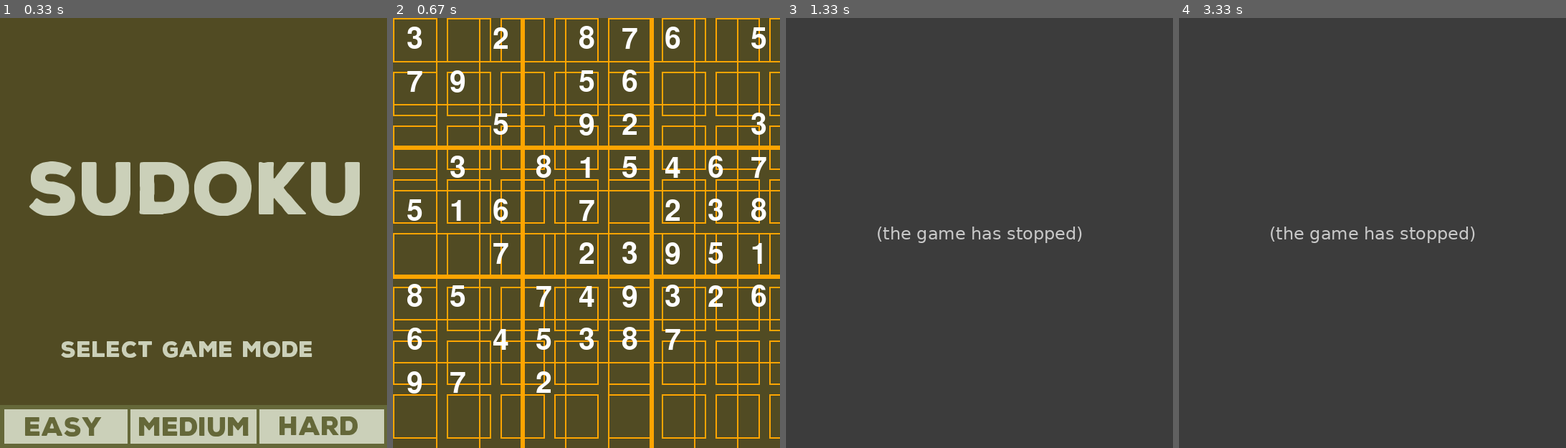
Above: before the commit, frames 1-4 (left to right).
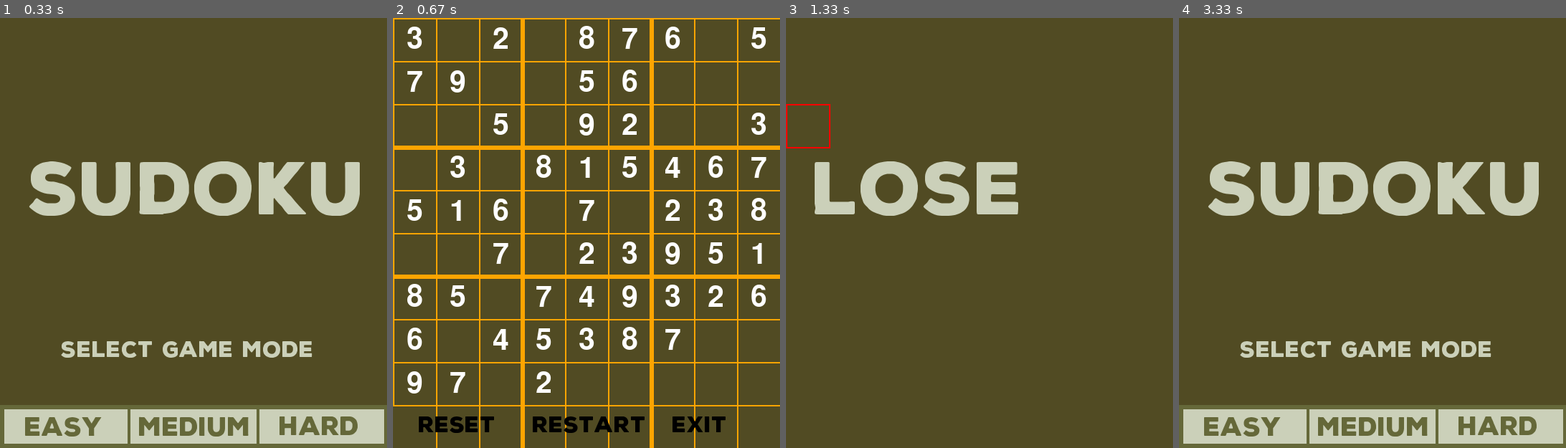
Above: after the commit, the same moments.

Repository: kai-kawasaki/sudoku_project
Game: pygame game, started from pygamesstuff.py
Same seed, same stepped clock (60 frames per second), same inputs: the game is played once before the commit and once after it.
Inputs (mouse positions are in pixels of both pictures, inside the frame that each line leads up to):
- Up to frame 1 (0.33 s): no input
- Up to frame 2 (0.67 s): click (423, 417) at 0.38 s
- Up to frame 3 (1.33 s): tap Enter at 0.67 s; click (809, 125) at 1.05 s
- Up to frame 4 (3.33 s): tap 1 at 1.33 s; click (1209, 417) at 1.72 s; click (1202, 82) at 2.17 s; hold Right 2.47-2.93 s; click (1318, 417) at 3.02 s

Frame 1 is identical in both runs. In frame 2, 7.5% of the frame differs, in the area x 0-100%, y 0-98%; in frame 3, 100%, in the area x 0-100%, y 0-100%; in frame 4, 100%.
Error before the commit: AttributeError: 'Board' object has no attribute 'sudoku' (pygamesstuff.py line 106); the game stopped at 0.67 s (later frames are placeholders)

Commit message:
Final commit

Diff:
--- a/board.py
+++ b/board.py
@@ -4,20 +4,29 @@
 from sudoku_generator import generate_sudoku
 from cell import Cell
 
+# Constants
 WIDTH = 540
 HEIGHT = 600
-CELL_SIZE = 60
-SQUARE_SIZE = 180
-LINE_COLOR = (40, 40, 40)
+CELL_SPACING = 60
+GROUP_SIZE = 180
+LINE = (40, 40, 40)
+
+#colors
+dark_moss = (81, 75, 35)
+moss = (101, 104, 57)
+sage = (203, 201, 173)
+ash = (203, 208,185)
+mist = (189, 219, 208)
+white = (250, 250, 250)
 
 class Board:
-    cells = {} # Dictionary of cells
+    cells = {} # Dictionary of 'Cell' objects
 
     def __init__(self, width, height, screen, difficulty):
         self.width = width
         self.height = height
         self.screen = screen
-        self.reset_rectangle = None
+        self.reset_rect = None
         self.restart_rect = None
         self.exit_rect = None
         # Difficulty: easy-30, medium-40, hard-50
@@ -35,18 +44,18 @@
     def draw(self):
         # horizontal lines
         for i in range(1, 3):
-            pygame.draw.line(self.screen, "Orange", (0, SQUARE_SIZE * i), (self.width, SQUARE_SIZE * i), 6)
+            pygame.draw.line(self.screen, "Orange", (0, GROUP_SIZE * i), (self.width, GROUP_SIZE * i), 6)
         for i in range(1, 9):
-            pygame.draw.line(self.screen, "Orange", (0, CELL_SIZE * i), (self.width, CELL_SIZE * i), 2)
+            pygame.draw.line(self.screen, "Orange", (0, CELL_SPACING * i), (self.width, CELL_SPACING * i), 2)
 
         # vertical lines
         for i in range(1, 3):
-            pygame.draw.line(self.screen, "Orange", (SQUARE_SIZE * i, 0), (SQUARE_SIZE * i, self.height), 6)
+            pygame.draw.line(self.screen, "Orange", (GROUP_SIZE * i, 0), (GROUP_SIZE * i, self.height), 6)
         for i in range(1, 9):
-            pygame.draw.line(self.screen, "Orange", (CELL_SIZE * i, 0), (CELL_SIZE * i, self.height), 2)
+            pygame.draw.line(self.screen, "Orange", (CELL_SPACING * i, 0), (CELL_SPACING * i, self.height), 2)
 
         # Bottom border line
-        pygame.draw.line(self.screen, (0, 125, 200), (0, SQUARE_SIZE + 56 * 8), (self.width, SQUARE_SIZE + 56 * 8), 6)
+        pygame.draw.line(self.screen, (0, 125, 200), (0, GROUP_SIZE + 56 * 8), (self.width, GROUP_SIZE + 56 * 8), 6)
 
         # cells
         for i in range(9):
@@ -54,32 +63,58 @@
                 self.cells[i][j].draw()
 
 
-        BUTTON_FONT = pygame.freetype.Font("NexaRustSans-Black.ttf", 30)
+        button_font = pygame.freetype.Font("NexaRustSans-Black.ttf", 30)
 
         # Prepares button variable
-        reset_text = BUTTON_FONT.render("Reset", True, (255, 255, 255))
-        restart_text = BUTTON_FONT.render("Restart", True, (255, 255, 255))
-        exit_text = BUTTON_FONT.render("Exit", True, (255, 255, 255))
+        reset_text = button_font.render("Reset", "black")
+        restart_text = button_font.render("Restart", "black")
+        exit_text = button_font.render("Exit", "black")
 
-        # Prepares button surface
-        ###reset_surface = pygame.Surface((reset_text.get_size()[0] + 20, reset_text.get_size()[1] + 20))
-        ###reset_surface.fill(LINE_COLOR)
-        ###reset_surface.blit(reset_text, (10, 10))
+        reset_surface, rect = reset_text
+        self.screen.blit(reset_surface, (35, 556))
+        self.reset_rect = reset_surface.get_rect(center=(35, 556))
 
-        ###restart_surface = pygame.Surface((restart_text.get_size()[0] + 20, restart_text.get_size()[1] + 20))
-        ###restart_surface.fill(LINE_COLOR)
-        ###restart_surface.blit(restart_text, (10, 10))
+        restart_surface, rect = restart_text
+        self.screen.blit(restart_surface, (194, 556))
+        self.restart_rect = restart_surface.get_rect(center=(194, 556))
 
-        ###exit_surface = pygame.Surface((exit_text.get_size()[0] + 20, exit_text.get_size()[1] + 20))
-        ###exit_surface.fill(LINE_COLOR)
-        ###exit_surface.blit(exit_text, (10, 10))
+        exit_surface, rect = exit_text
+        self.screen.blit(exit_surface, (390, 556))
+        self.exit_rect = exit_surface.get_rect(center=(390, 556))
 
-        # Positions buttons
-        ###self.reset_rectangle = reset_surface.get_rect(center=(WIDTH // 4, HEIGHT // 2 + 338))
-        ###self.restart_rectangle = restart_surface.get_rect(center=(WIDTH // 2, HEIGHT // 2 + 338))
-        ###self.exit_rectangle = exit_surface.get_rect(center=((3 * WIDTH) // 4, HEIGHT // 2 + 338))
+    def update_value(self, row, col, num):
+        print("test")
+        Board.cells[col][row].set_sketched_value(num)
 
-        # Buttons final
-        ###self.screen.blit(reset_surface, self.reset_rectangle)
-        ###self.screen.blit(restart_surface, self.restart_rectangle)
-        ###self.screen.blit(exit_surface, self.exit_rectangle)
+    def valid_in_row(self, row, num):
+        for i in range(9):
+            if num == self.board[row][i]:
+                return False
+        return True
+
+
+    def valid_in_col(self, col, num):
+        for i in range(9):
+            if self.board[i][col] == num:
+                return False
+        return True
+
+
+    def valid_in_box(self, row_start, col_start, num):  # checks if 3 by 3 is valid
+        row = 3
+        col = 3
+        for x in range(3):
+            for y in range(3):
+                if self.board[row*3+x][col*3+y] == num:
+                    return False
+        return True
+
+
+    def is_valid(self, row, col, num):
+        if not self.valid_in_row(row, num):
+            return False
+        if not self.valid_in_col(col, num):
+            return False
+        #if not self.valid_in_box(row, col, num):
+            #return False
+        return True
--- a/cell.py
+++ b/cell.py
@@ -1,9 +1,9 @@
 import pygame
 
-
-CELL_SIZE = 60
-SQUARE_SIZE = 180
-WIDTH = 540
+# Constants
+CELL_SPACING = 60
+GROUP_SIZE = 180
+FULL_WIDTH = 540
 
 
 class Cell:
@@ -15,29 +15,47 @@
         self.screen = screen
         self.value_rect = None
 
+    # Cell re-seter
     def set_cell_value(self, value):
         self.value = value
 
+    # Creates a highlight of the currently selected cell
+    def enable_selection(self):
+        pygame.draw.rect(self.screen, (255, 0, 0),
+                         ((self.col * 60), (self.row * 60), CELL_SPACING+2, CELL_SPACING+2), 2)
+        pygame.display.update()
+
+    # Removes the just created cell highlight
+    def disable_selection(self):
+        pygame.draw.rect(self.screen, "orange",
+                         ((self.col * 60), (self.row * 60), CELL_SPACING + 2, CELL_SPACING + 2), 2)
+        pygame.draw.line(self.screen, "orange", (0, GROUP_SIZE + 56 * 8),
+                         (FULL_WIDTH, GROUP_SIZE + 56 * 8), 6)  # Redraws the line at the bottom for looks.
+        pygame.display.update()
+
+    # Setter function for the number graphic of a cell
     def set_sketched_value(self, sketched_value):
         if self.value == 0:
 
             # Draws a rectangle to cover a preexisting sketched number
-            pygame.draw.rect(self.screen, "Cyan", pygame.Rect((self.col * 75)+5, (self.row * 75)+5, CELL_SIZE-10, CELL_SIZE-10))
+            pygame.draw.rect(self.screen, "Cyan", pygame.Rect((self.col * 60)+5, (self.row * 60)+5, CELL_SPACING-10, CELL_SPACING-10))
+            print("WORKING")
 
             # Adds a new sketched number
             self.sketched_value = sketched_value
             value_font = pygame.font.Font(None, 60)
             value_surf = value_font.render(f'{self.sketched_value if ord("1") <= ord(self.sketched_value) <= ord("9") else "      "}', True, (30, 30, 30))#line color
-            self.value_rect = value_surf.get_rect(center = (CELL_SIZE // 2 + CELL_SIZE * self.col, CELL_SIZE // 2 + CELL_SIZE * self.row))
+            self.value_rect = value_surf.get_rect(center = (CELL_SPACING // 2 + CELL_SPACING * self.col, CELL_SPACING // 2 + CELL_SPACING * self.row))
             self.screen.blit(value_surf, self.value_rect)
             pygame.display.update()
 
+    # Draws the graphic of a cell
     def draw(self):
         value_font = pygame.font.Font(None, 60)
         value_surf = value_font.render(f'{self.value if ord("1")<=ord(self.value)<=ord("9") else "      "}', True, (255, 255, 255))
-        self.value_rect = value_surf.get_rect(center=(CELL_SIZE // 2 + CELL_SIZE * self.col, CELL_SIZE // 2 + CELL_SIZE * self.row))
-        pygame.draw.rect(self.screen, "Orange", ((self.col * 75), (self.row * 75), CELL_SIZE + 2, CELL_SIZE + 2), 2)
-        pygame.draw.line(self.screen, (0, 125, 200), (0, SQUARE_SIZE + 56 * 8),(WIDTH, SQUARE_SIZE + 56 * 8), 6)
+        self.value_rect = value_surf.get_rect(center=(CELL_SPACING // 2 + CELL_SPACING * self.col, CELL_SPACING // 2 + CELL_SPACING * self.row))
+        pygame.draw.rect(self.screen, "Orange", ((self.col * 60), (self.row * 60), CELL_SPACING + 2, CELL_SPACING + 2), 2)
+        pygame.draw.line(self.screen, (0, 125, 200), (0, GROUP_SIZE + 56 * 8),(FULL_WIDTH, GROUP_SIZE + 56 * 8), 6)
 
         self.screen.blit(value_surf, self.value_rect)
 
--- a/pygamesstuff.py
+++ b/pygamesstuff.py
@@ -2,18 +2,16 @@
 import pygame.freetype
 from board import Board
 
-# pygame setup
+# setup of constants
 WIDTH = 540
 HEIGHT = 600
-CELL_SIZE = 60
-SQUARE_SIZE = 180
+CELL_SPACING = 60
+GROUP_SIZE = 180
 running = True
 
 
 
-# textReset = pygame.image.load("textReset.png")
-
-#colors
+#color pallet
 dark_moss = (81, 75, 35)
 moss = (101, 104, 57)
 sage = (203, 201, 173)
@@ -25,7 +23,7 @@
 
     game_screen = 0
 
-    # fill the screen with a color to wipe away anything from last frame
+    # wipe the screen with the background
     screen.fill(dark_moss)
 
     if (game_screen == 0): # title
@@ -37,7 +35,7 @@
         pygame.draw.line(screen, moss, (359,540), (359, 599),width=4)
         pygame.draw.line(screen, moss, (537,540), (537, 599),width=4)
 
-        # text
+        # title text
         title_font = pygame.freetype.Font("NexaRustSans-Black.ttf", 100)
         title_surface, rect = title_font.render("SUDOKU", ash)
         screen.blit(title_surface, (40, 200))
@@ -49,7 +47,7 @@
         center=(WIDTH // 2, HEIGHT // 2)
         screen.blit(title_surface2, (85, 450))
 
-        # Initialize buttons.
+        # creating buttons
         easy_text = button_font.render("Easy", moss)
         medium_text = button_font.render("Medium", moss)
         hard_text = button_font.render("Hard", moss)
@@ -74,26 +72,23 @@
                     case pygame.QUIT:
                         sys.exit()
                     case pygame.MOUSEBUTTONDOWN:
-                        if easy_rectangle.collidepoint(event.pos):  # Easy removes 30 cells
-                            print("TEST")
+                        if easy_rectangle.collidepoint(event.pos):  # 30 cells
                             return 30
-                        if medium_rectangle.collidepoint(event.pos):  # Medium removes 40 cells
-                            print("TEST 2")
+                        if medium_rectangle.collidepoint(event.pos):  # 40 cells
                             return 40
-                        if hard_rectangle.collidepoint(event.pos):  # Hard removes 50 cells
-                            print("TEST 3")
+                        if hard_rectangle.collidepoint(event.pos):  # 50 cells
                             return 50
             pygame.display.update()
 
 
-def win_screen(screen):
+def win_screen(screen): # winning screen
     screen.fill(mist)
     win_font = pygame.freetype.Font("NexaRustSans-Black.ttf", 100)
     win_surface, rect = win_font.render("WIN", ash)
     screen.blit(win_surface, (40, 200))
 
 
-def lose_screen(screen):
+def lose_screen(screen): # losing screen
     screen.fill(dark_moss)
     lose_font = pygame.freetype.Font("NexaRustSans-Black.ttf", 100)
     lose_surface, rect = lose_font.render("LOSE", ash)
@@ -103,11 +98,11 @@
     win = True
     for row in range(9):
         for col in range(9):
-            main_board.sudoku.board[row][col] = 0
-            if main_board.sudoku.is_valid(row, col,) == False:
+            main_board.board[row][col] = 0
+            if main_board.is_valid(row, col, main_board.cells[row][col].sketch_value) == False: # confirms if pplayer input
                 win = False
-            main_board.sudoku.board[row][col] = main_board.cells[row][col].sketched_value
-            if main_board.cells[row][col].value == "0" and main_board.cells[row][col].sketched_value == 0:
+            main_board.board[row][col] = main_board.cells[row][col].sketch_value
+            if main_board.cells[row][col].value == "0" and main_board.cells[row][col].sketch_value == 0:
                 win = False
     if win:
         win_screen(screen)
@@ -117,23 +112,25 @@
 
 def sudo_buttons(main_board, screen, event, difficulty):
     result = True
-    if main_board.reset_rectangle.collidepoint(event.pos):  # Reset button resets the board.
+    if main_board.reset_rect.collidepoint(event.pos):  # resets the board
         screen.fill(moss)
         main_board = Board(WIDTH, HEIGHT, screen, difficulty)
         main_board.draw()
         pygame.display.update()
-    elif main_board.restart_rectangle.collidepoint(event.pos):  # Restart button takes you back to the start screen.
+    elif main_board.restart_rect.collidepoint(event.pos):  # back to the start menu
         main()
-    elif main_board.exit_rectangle.collidepoint(event.pos):  # Exits the program.
+    elif main_board.exit_rect.collidepoint(event.pos):  # Closes the program
         sys.exit()
     else:
         result = False
-    return [result, main_board]  # Returns if a button was pressed and the board with changes.
-
-
-def set_value(main_board, row, col, key):  # Inputs the entered value into the board 2d list and the UI board.
-    main_board.cells[row][col].set_sketched_value(f"{key}")
-    main_board.sudoku.board[row][col] = key
+    return [result, main_board]
+
+
+def set_value(main_board, row, col, key):  # updates the board wit the new value
+    print(key)
+    main_board.update_value(row, col, f"{key}")
+    main_board.board[row][col] = key
+    print(main_board.board[row][col])
 
 def main():
     pygame.init()  # Initializes pygame.
@@ -152,14 +149,14 @@
             match event.type:
                 case pygame.QUIT:
                     sys.exit()
-                case pygame.KEYDOWN:  # If enter is pressed then it checks if the user won.
+                case pygame.KEYDOWN:  # If enter is pressed then win condition is checked
                     if event.key == pygame.K_RETURN:
                         win_check(screen, main_board)
                         break
                 case pygame.MOUSEBUTTONDOWN:  # If the user clicks.
                     buttons = sudo_buttons(main_board, screen, event, removed)
                     main_board = buttons[1]
-                    if not buttons[0]:  # If the user didn't click on one of the buttons at the bottom.
+                    if not buttons[0]:  # If the user didn't click on one of the buttons
                         # Checks which cell they clicked on.
                         for row in main_board.cells:
                             for col in main_board.cells[row]:
@@ -225,7 +222,7 @@
                                                 sys.exit()
                                             if event2.type == pygame.MOUSEBUTTONDOWN:  # Checks if button was pressed.
                                                 main_board = sudo_buttons(main_board, screen, event2, removed)[1]
-                                    main_board.cells[row][col].disable_highlight()  # Removes the highlight when done.
+                                    main_board.cells[row][col].disable_selection()  # Removes selection when cleared
 
 
 
